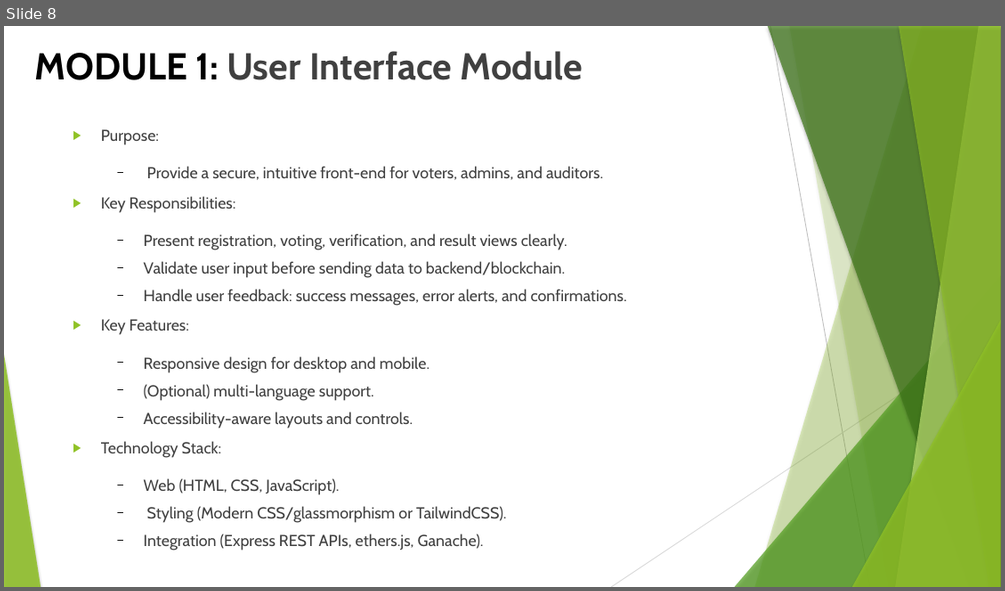
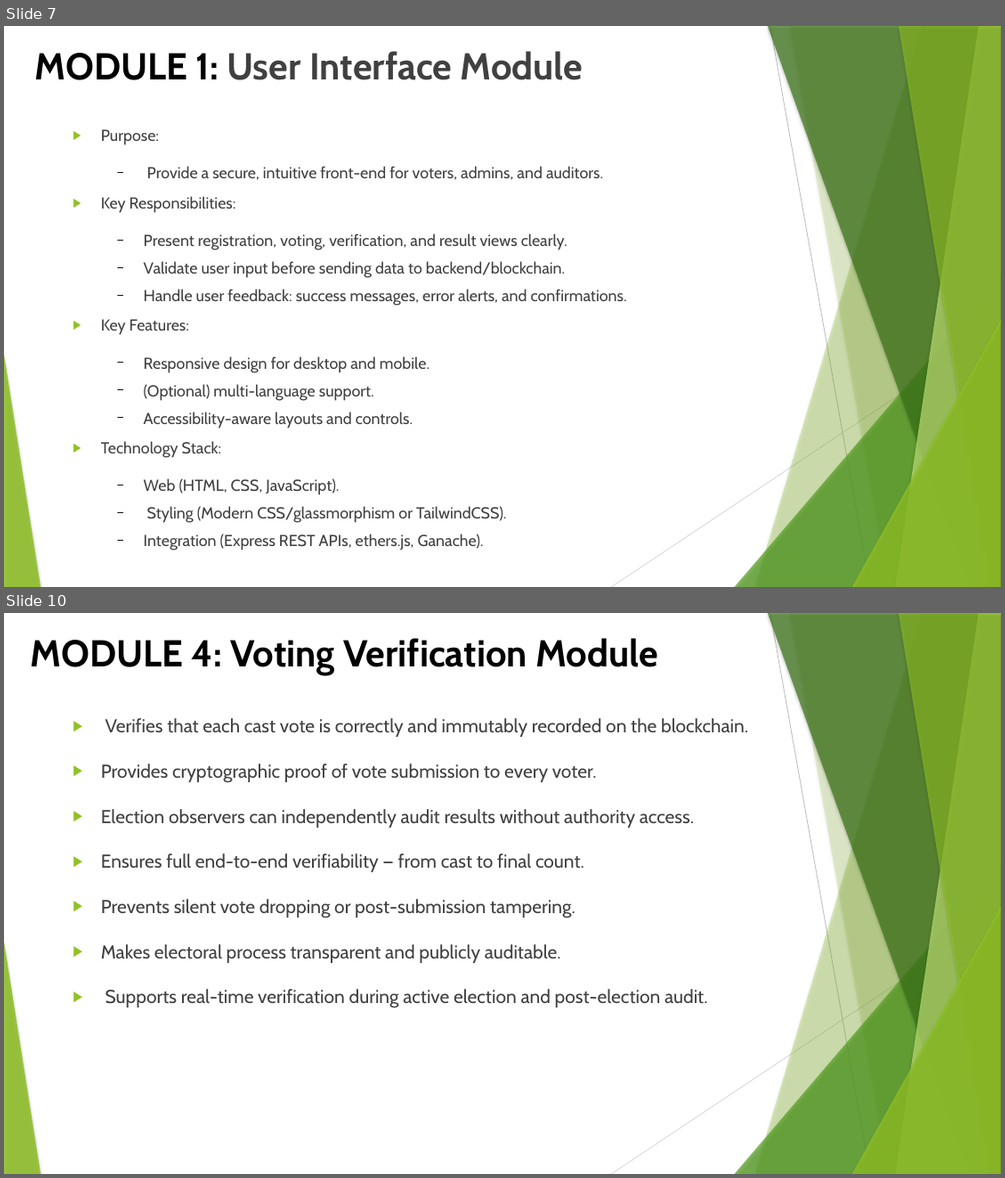
Before and after one commit to SridharanThangaraji/blockchain-voting, a slide deck: docs/blockchain-voting-review-II.pptx. Shown one above the other, each under a label of ours: slide 8 before the commit, slides 7 and 10 after it; the slides between them are not shown. The pictures are 1005x591 and 1005x1178 pixels, drawn with LibreOffice and Linux fonts; fonts in the diff are those of the drawing. Boxes give left, top, right and bottom in pixels: in the first picture for what was removed or moved away, otherwise in the second. Text is boxed around its words. In the diff, an @@ line names an element or a change of style, - is before the commit and + after.

```diff
--- a/docs/blockchain-voting-review-II.pptx
+++ b/docs/blockchain-voting-review-II.pptx
@@ slide 10 added at (4, 613, 1001, 1174), background #FFFFFF; not listed: 10 template elements that a slide beside it also shows @@
@@ title added at (30, 638, 658, 675), 36 pt, text #000000, bold @@
+MODULE 4: Voting Verification Module
@@ text added at (101, 718, 748, 1008), 18 pt, text #404040 @@
+▶ Verifies that each cast vote is correctly and immutably recorded on the blockchain.
+▶ Provides cryptographic proof of vote submission to every voter.
+▶ Election observers can independently audit results without authority access.
+▶ Ensures full end-to-end verifiability — from cast to final count.
+▶ Prevents silent vote dropping or post-submission tampering.
+▶ Makes electoral process transparent and publicly auditable.
+▶ Supports real-time verification during active election and post-election audit.
@@ what was slide 8 is now slide 7 @@
```
Also in this commit, not shown: 7 other slides changed, 9 other slides added, 7 slides removed, 1 other file.
